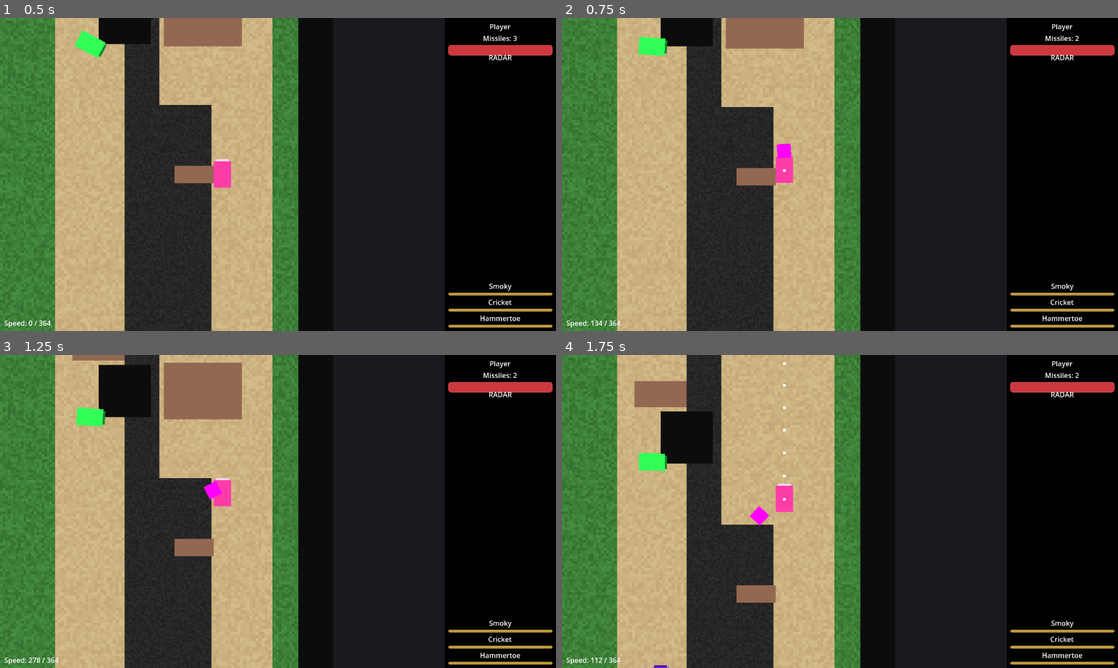
Above: before the commit, frames 1-4 (two rows, left to right).
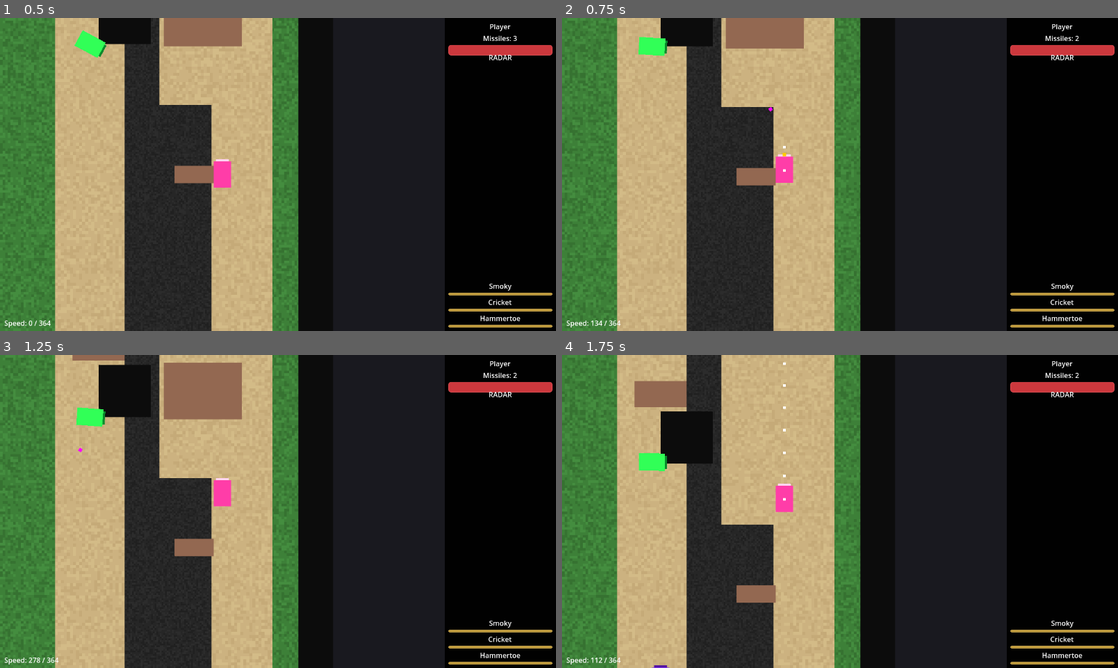
Above: after the commit, the same moments.

Repository: b3p3k0/bentchrome
Game: Godot game, scene res://scenes/main/Main.tscn
The game is run twice, just before and just after one commit, with the same random seed, the same clock (stepped at 60 frames per second) and the same inputs. This scene is started directly instead of the project's main scene.
Inputs (mouse positions are in pixels of both pictures, inside the frame that each line leads up to):
- Up to frame 1 (0.5 s): no input
- Up to frame 2 (0.75 s): tap Enter (select_confirm) at 0.5 s; move the mouse to (812, 237) at 0.52 s; hold W (move_up) from 0.53 s (still down); right-click (812, 237) at 0.6 s; click (812, 237) at 0.67 s
- Up to frame 3 (1.25 s): keep holding W (move_up); tap M at 0.8 s
- Up to frame 4 (1.75 s): release W (move_up) at 1.25 s; drag from (1006, 558) to (762, 389) at 1.27 s

Frame 1 is identical in both runs. In frame 2, 0.1% of the frame differs, in the area x 37-42%, y 28-45%; in frame 3, 0.1%, in the area x 14-40%, y 29-47%; in frame 4, 0.1%.

Commit message:
Finalize missile system for production gameplay
- Increase missile speed from 200 to 1400 for realistic combat
- Reduce missile visual size from 32x32 to 8x8 for proper scale
- Maintain all working systems: visibility, positioning, and homing

🚀 Generated with [Claude Code](https://claude.com/claude-code)

Co-Authored-By: Claude <noreply@anthropic.com>

Diff:
--- a/scenes/weapons/Missile.tscn
+++ b/scenes/weapons/Missile.tscn
@@ -17,10 +17,10 @@
 anchor_top = 0.5
 anchor_right = 0.5
 anchor_bottom = 0.5
-offset_left = -16.0
-offset_top = -16.0
-offset_right = 16.0
-offset_bottom = 16.0
+offset_left = -4.0
+offset_top = -4.0
+offset_right = 4.0
+offset_bottom = 4.0
 grow_horizontal = 2
 grow_vertical = 2
 color = Color(1, 0, 1, 1)
--- a/scripts/managers/game_manager.gd
+++ b/scripts/managers/game_manager.gd
@@ -111,7 +111,7 @@
 
 	var missile = scene.instantiate()
 	missile.global_position = spawn_position
-	missile.velocity = direction * 200.0  # Use 200 speed for testing
+	missile.velocity = direction * 1400.0
 	missile.rotation = direction.angle()
 	missile.missile_type = missile_type
 	missile.owner_node = source
--- a/scripts/vehicles/player_car.gd
+++ b/scripts/vehicles/player_car.gd
@@ -513,7 +513,7 @@
 	missile.owner_node = self
 	missile.global_position = muzzle_position  # Use muzzle position, not car center
 	missile.rotation = direction.angle()
-	missile.velocity = direction * 200.0  # Use 200 speed for testing
+	missile.velocity = direction * 1400.0
 	missile.missile_type = _weapon_type_to_missile_type(selected_weapon_type)
 
 	# Find the correct game root by traversing up from player
--- a/scripts/weapons/missile.gd
+++ b/scripts/weapons/missile.gd
@@ -10,7 +10,7 @@
 
 # Core properties
 @export var missile_type: int = TYPE_FIRE
-@export var speed: float = 200.0  # Temporarily reduced for visibility testing (was 1400.0)
+@export var speed: float = 1400.0
 @export var lifetime: float = 3.0  # Short lifetime simulates "fuel depletion"
 @export var acquisition_radius: float = 600.0
 
